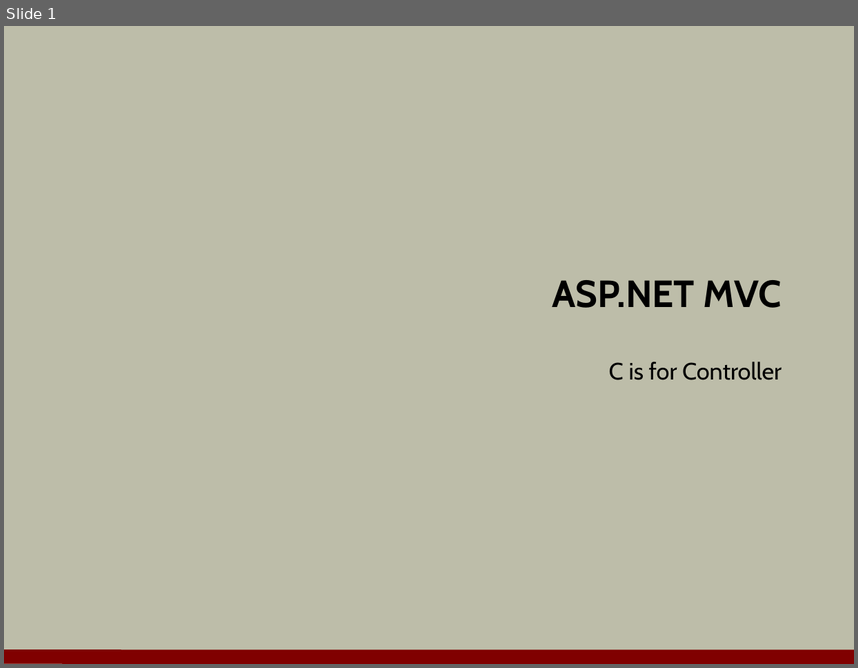
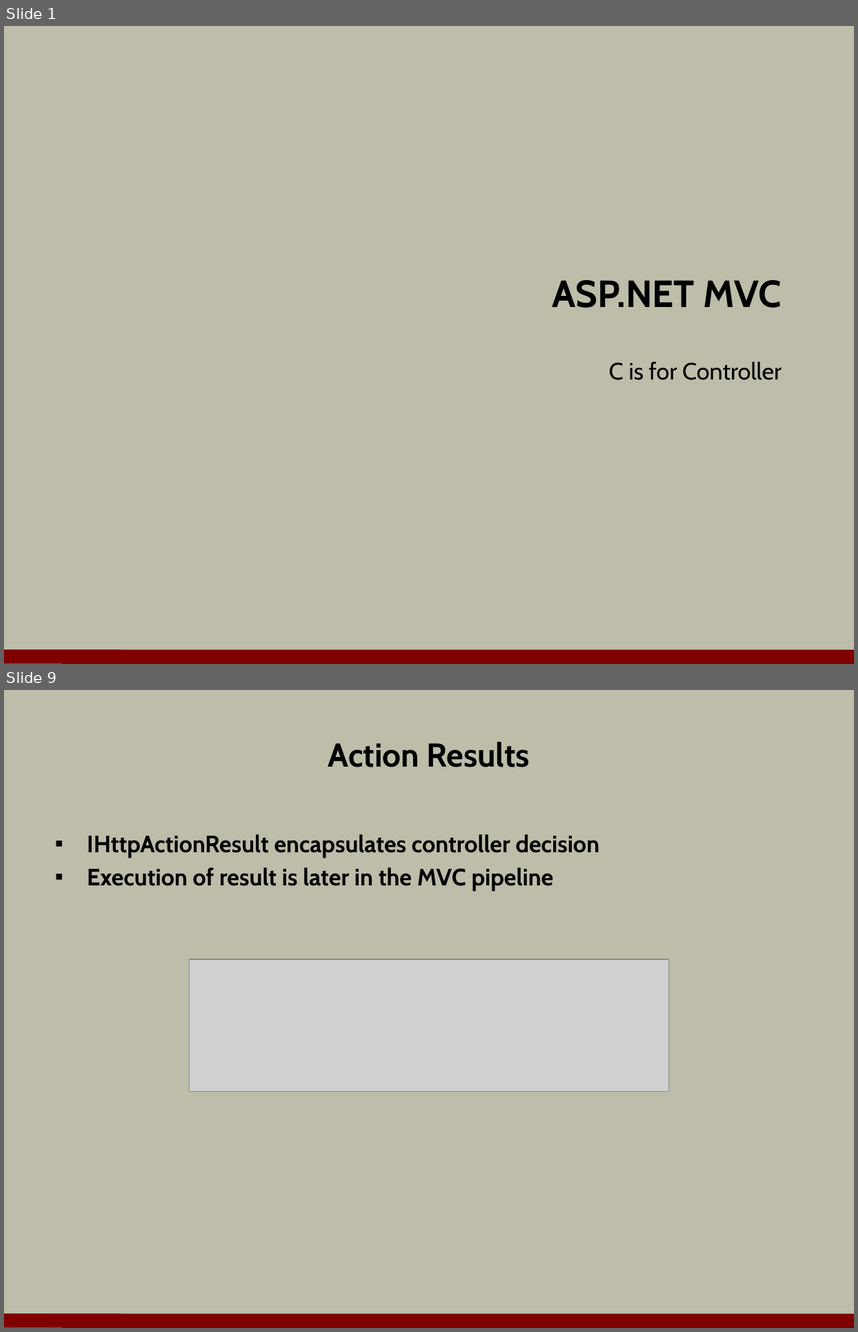
Before and after one commit to OdeToCode/classes, a slide deck: aspnet5/slides/04_Controllers.pptx. Shown one above the other, each under a label of ours: slide 1 before the commit, slides 1 and 9 after it; the slides between them are not shown. The pictures are 858x668 and 858x1332 pixels, drawn with LibreOffice and Linux fonts; fonts in the diff are those of the drawing; grey boxes stand for pictures; background and template pictures are left out. Boxes give left, top, right and bottom in pixels: in the first picture for what was removed or moved away, otherwise in the second. Text is boxed around its words. In the diff, an @@ line names an element or a change of style, - is before the commit and + after.

Commit message:
controllers done

```diff
--- a/aspnet5/slides/04_Controllers.pptx
+++ b/aspnet5/slides/04_Controllers.pptx
@@ slide 9 added at bbox=[4, 690, 854, 1328], background #BDBDA9; not listed: 1 template element that a slide beside it also shows @@
@@ title added at bbox=[328, 742, 530, 767], 28 pt, text #000000, bold @@
+Action Results
@@ text added at bbox=[87, 834, 600, 891], 20 pt, text #000000, bold @@
+▪ IHttpActionResult encapsulates controller decision
+▪ Execution of result is later in the MVC pipeline
@@ picture added at bbox=[190, 960, 670, 1092] @@
```
Also in this commit, not shown: 14 other slides added, 1 other file.
